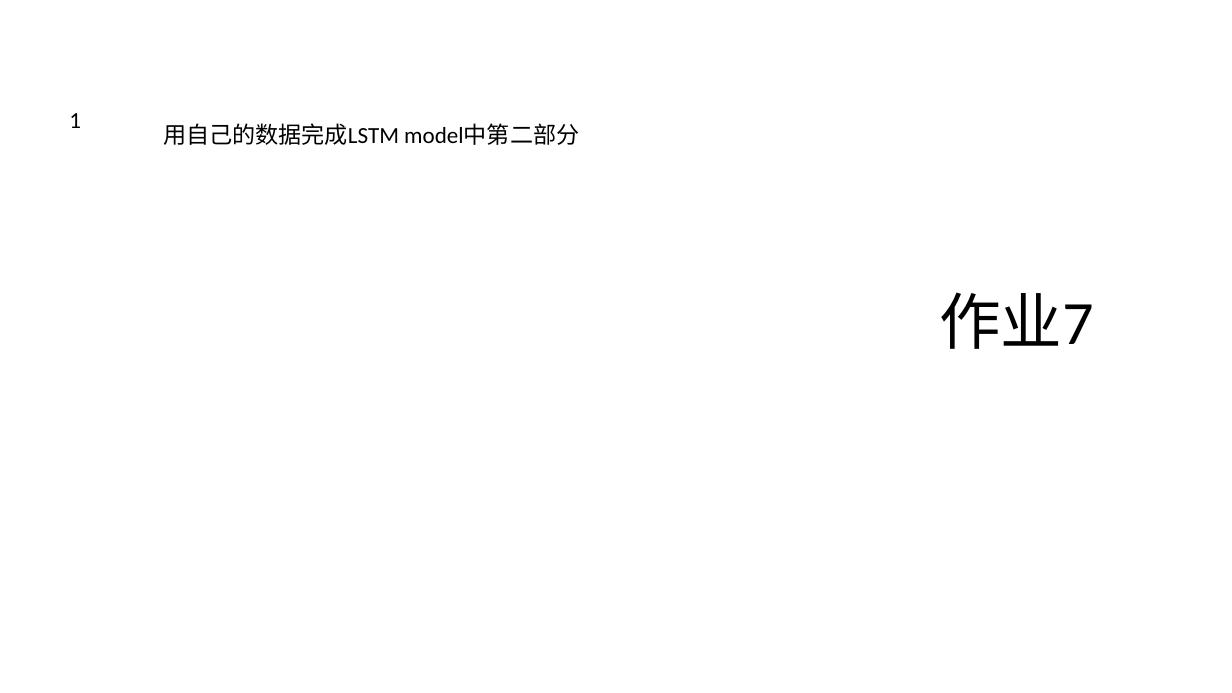
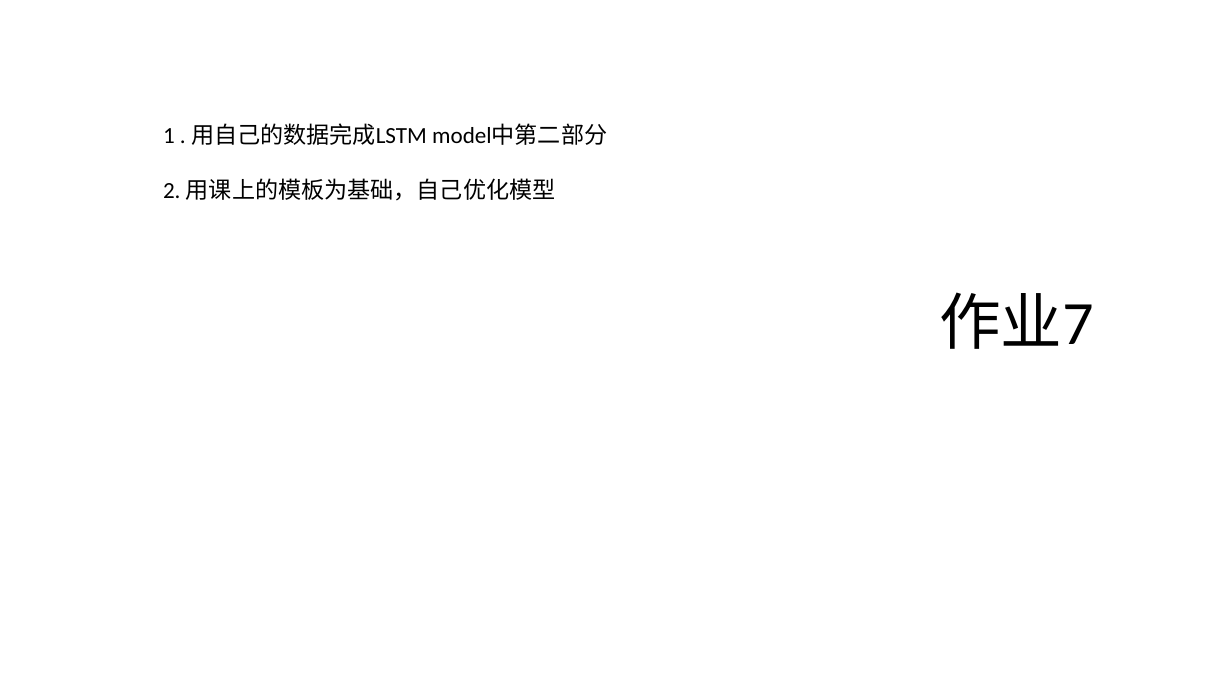
Before and after one commit to erdeq-upenn/stock, a slide deck: slide 5 of wk7/WK7.pptx. Drawn at 1232x693 pixels with LibreOffice and Linux fonts; fonts in the diff are those of the drawing. Boxes give left, top, right and bottom in pixels: in the first picture for what was removed or moved away, otherwise in the second. Text is boxed around its words. In the diff, an @@ line names an element or a change of style, - is before the commit and + after.

```diff
--- a/wk7/WK7.pptx
+++ b/wk7/WK7.pptx
@@ text removed at bbox=[69, 113, 81, 128] @@
-1
@@ text at bbox=[163, 123, 607, 201]: text changed @@
-用自己的数据完成LSTM model中第二部分
+1 . 用自己的数据完成LSTM model中第二部分
+2. 用课上的模板为基础，自己优化模型
```
Also in this commit, not shown: 2 other files.
